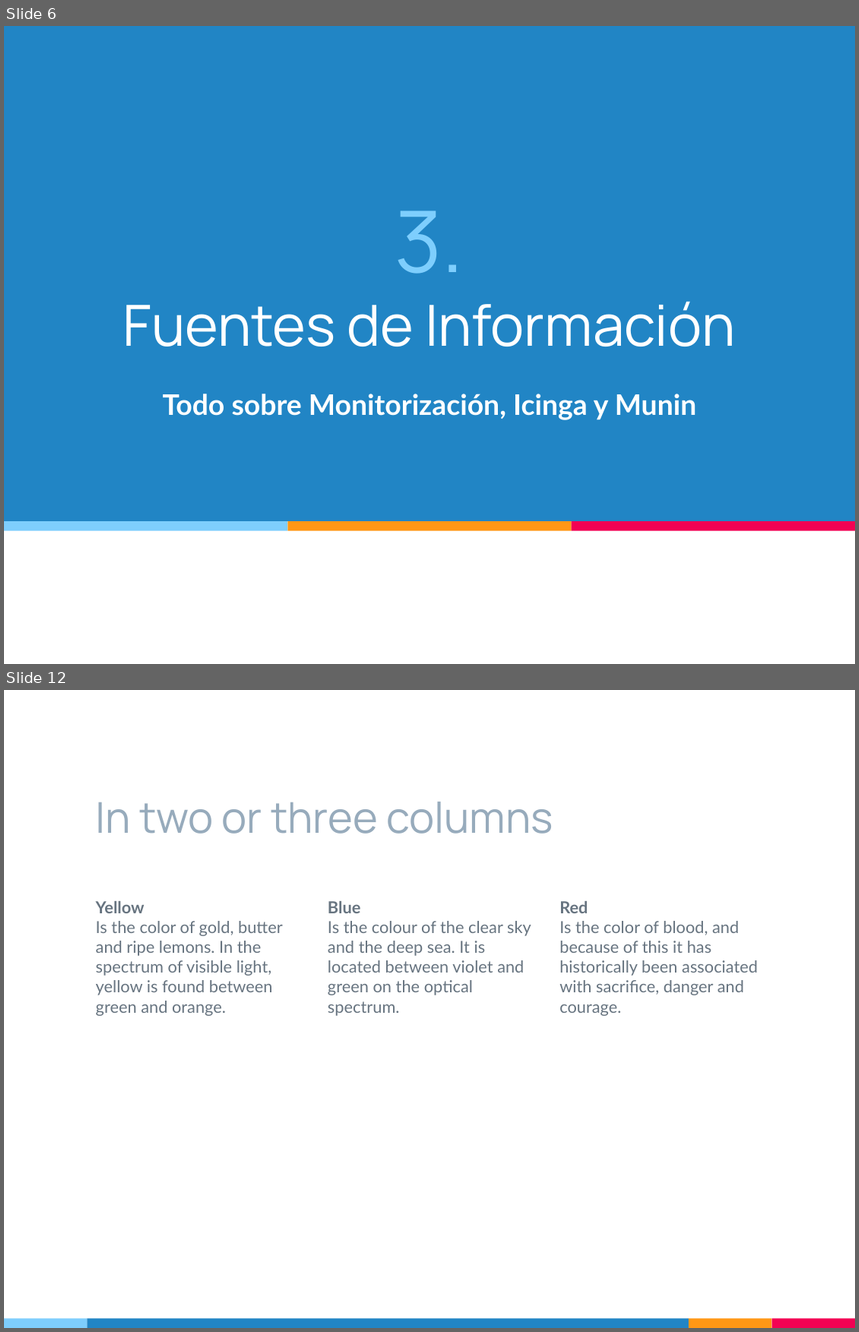
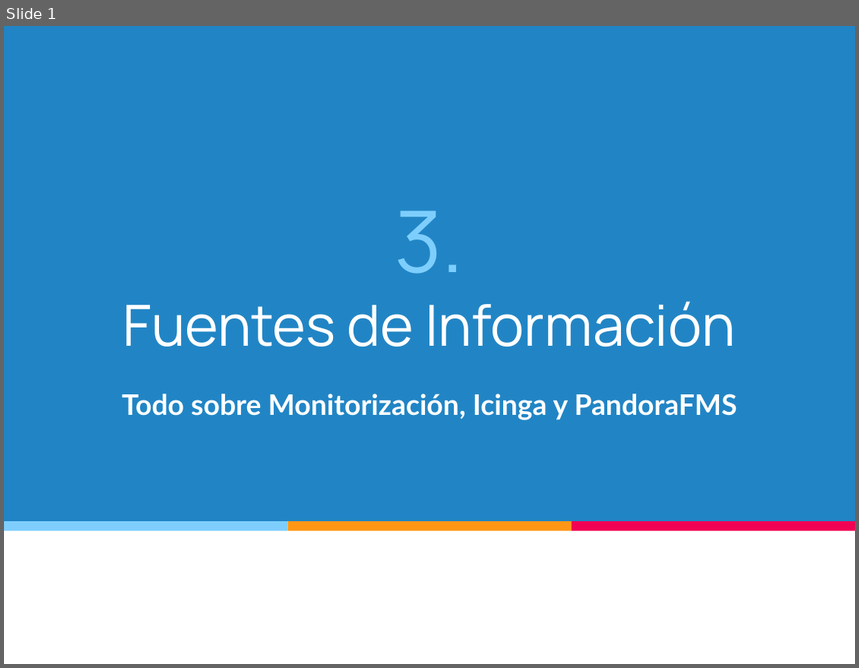
Before and after one commit to sergiomartinm/TG1, a slide deck: TG1/TG1_Presentacion_Ivan_Alejandro.pptx. Shown one above the other, each under a label of ours: slides 6 and 12 before the commit, slide 1 after it; the slides between them are not shown. The pictures are 859x1332 and 859x668 pixels, drawn with LibreOffice and Linux fonts; fonts in the diff are those of the drawing. Boxes give left, top, right and bottom in pixels: in the first picture for what was removed or moved away, otherwise in the second. Text is boxed around its words. In the diff, an @@ line names an element or a change of style, - is before the commit and + after.

Commit message:
Cambios de Munin -> PandoraFMS. Ivan Alejandro.
Se reescriben algunos titulos y se limpia la presentacion dejando solo
mi parte.

```diff
--- a/TG1/TG1_Presentacion_Ivan_Alejandro.pptx
+++ b/TG1/TG1_Presentacion_Ivan_Alejandro.pptx
@@ slide 12 removed at <box>4,690,855,1328</box>, background #FFFFFF @@
@@ title removed at <box>96,802,553,834</box> @@
-In two or three columns
@@ text removed at <box>96,901,283,1016</box> @@
-Yellow
-Is the color of gold, butter and ripe lemons. In the spectrum of visible light, yellow is found between green and orange.
@@ text removed at <box>328,901,531,1016</box> @@
-Blue
-Is the colour of the clear sky and the deep sea. It is located between violet and green on the optical spectrum.
@@ text removed at <box>560,901,758,1016</box> @@
-Red
-Is the color of blood, and because of this it has historically been associated with sacrifice, danger and courage.
@@ rectangle removed at <box>4,1319,88,1328</box> @@
@@ rectangle removed at <box>88,1319,690,1328</box> @@
@@ rectangle removed at <box>690,1319,772,1328</box> @@
@@ rectangle removed at <box>772,1319,855,1328</box> @@
@@ what was slide 6 is now slide 1 @@
@@ slide 1 changed as well @@
@@ subtitle at <box>122,394,737,420</box>: text changed @@
-Todo sobre Monitorización, Icinga y Munin
+Todo sobre Monitorización, Icinga y PandoraFMS
```
Also in this commit, not shown: 1 other slide changed, 27 other slides removed.
